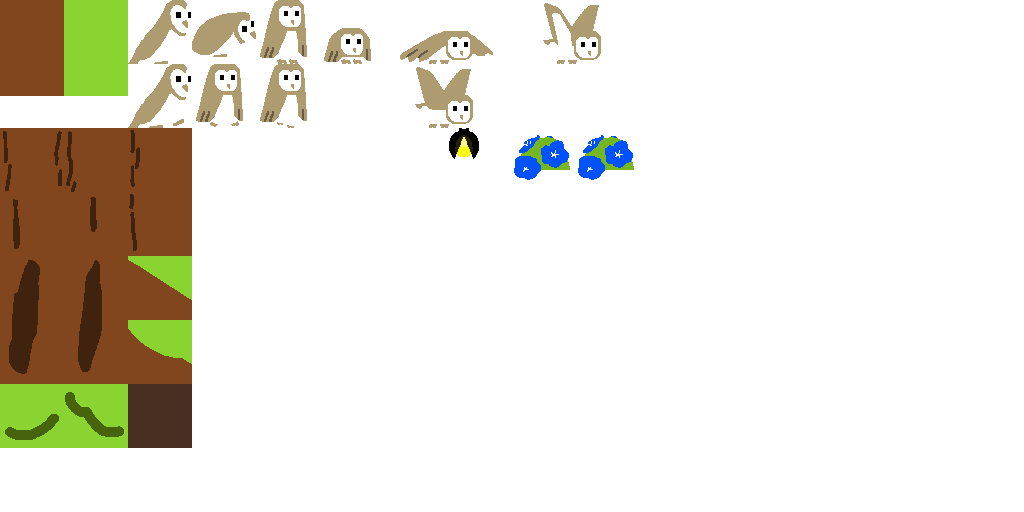
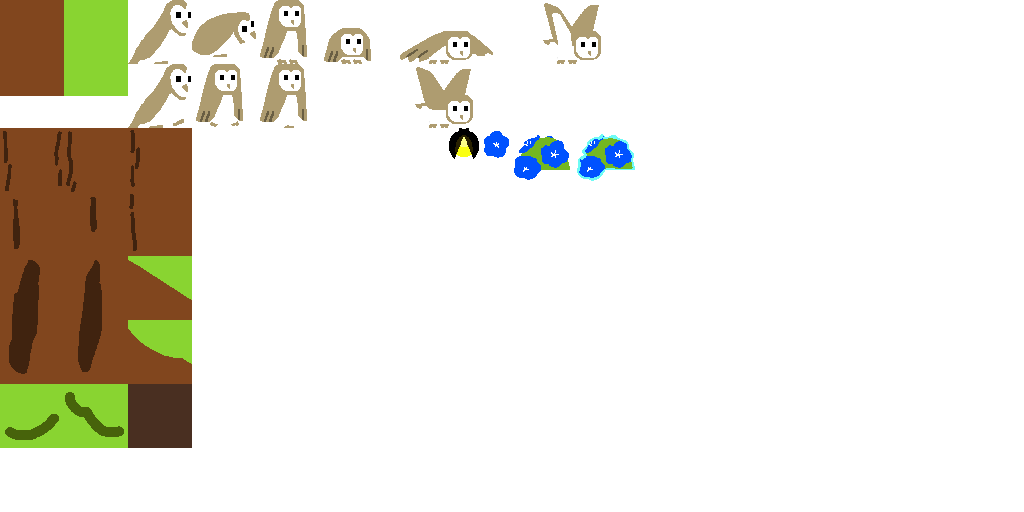
Layered file, before and after one edit (1024×512). Changes by layer:
showed "Paint Layer 1", moved it above "Background" over [484, 131, 635, 181]
painted on "Background" over [277, 122, 635, 181]
